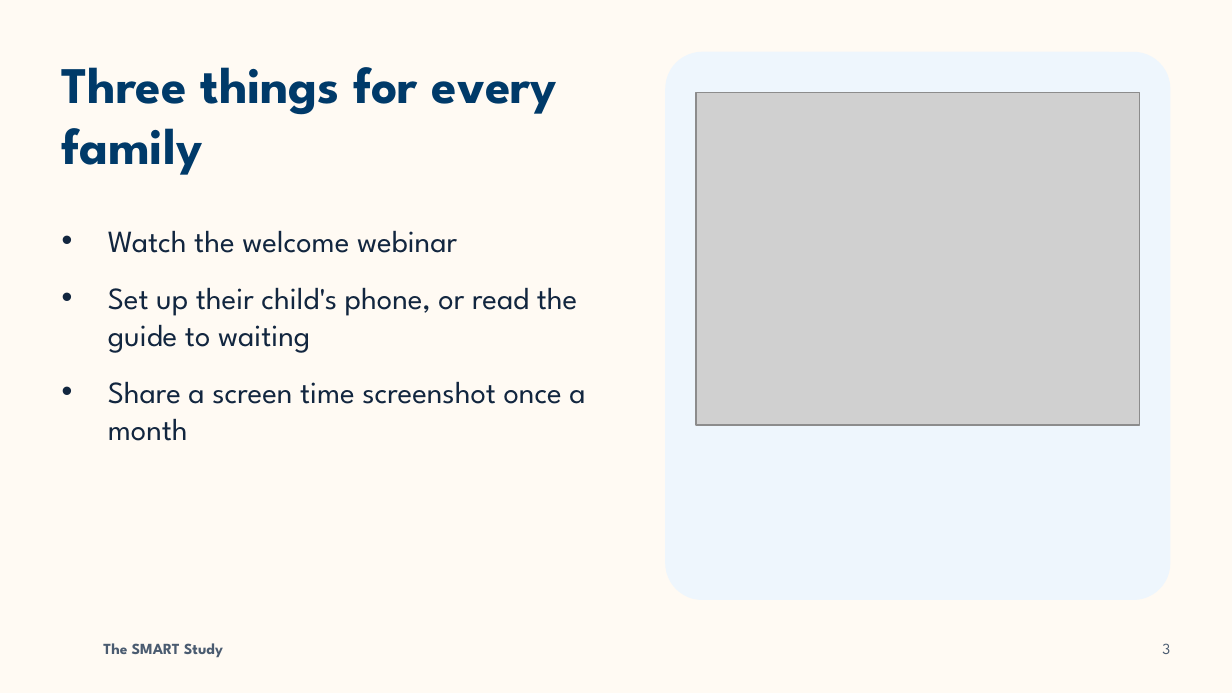
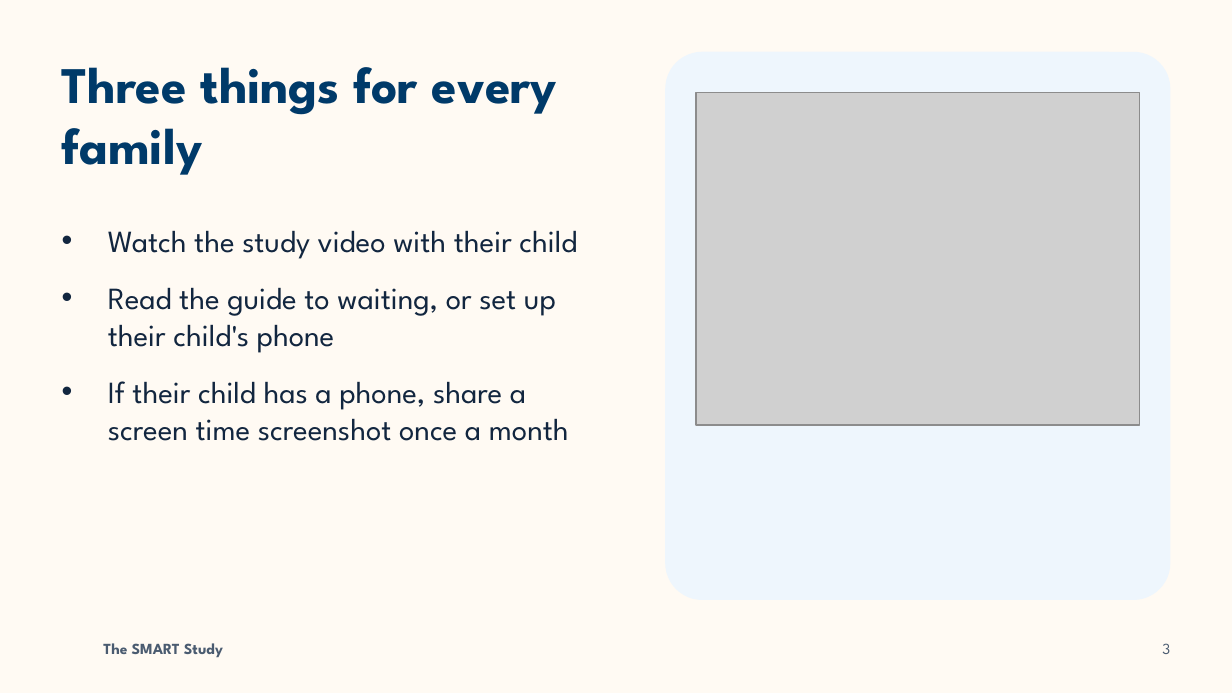
Before and after one commit to lmpollockmuguruza/microsite-example, a slide deck: slide 3 of exports/SMART-deck-template.pptx. Drawn at 1232x693 pixels with LibreOffice and Linux fonts; fonts in the diff are those of the drawing; grey boxes stand for pictures; background and template pictures are left out. Boxes give left, top, right and bottom in pixels: in the first picture for what was removed or moved away, otherwise in the second. Text is boxed around its words. In the diff, an @@ line names an element or a change of style, - is before the commit and + after.

```diff
--- a/exports/SMART-deck-template.pptx
+++ b/exports/SMART-deck-template.pptx
@@ text at (108,230,577,441): text changed @@
-• Watch the welcome webinar
-• Set up their child's phone, or read the guide to waiting
-• Share a screen time screenshot once a month
+• Watch the study video with their child
+• Read the guide to waiting, or set up their child's phone
+• If their child has a phone, share a screen time screenshot once a month
```
Also in this commit, not shown: 4 other slides changed, 1 slide added, 1 slide removed, 3 other files.
